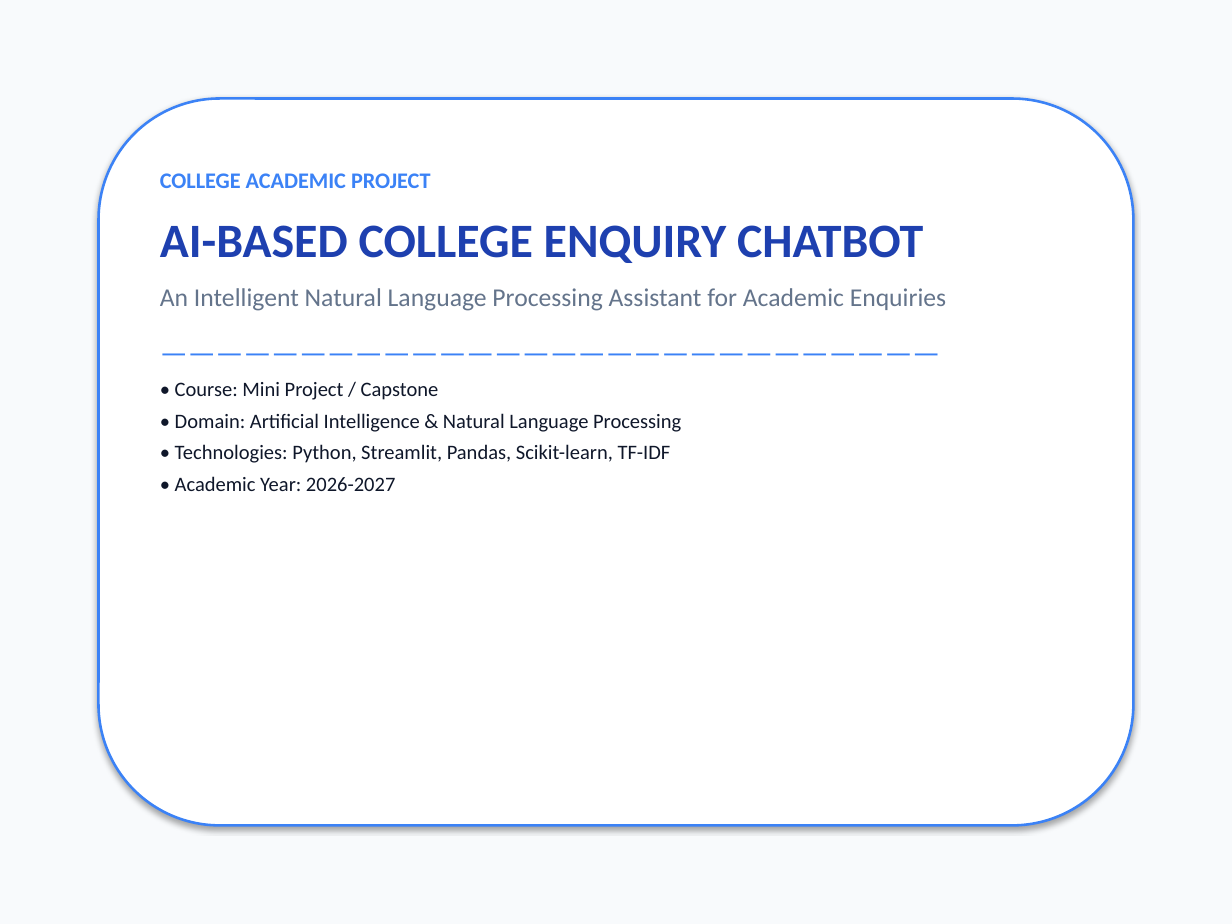
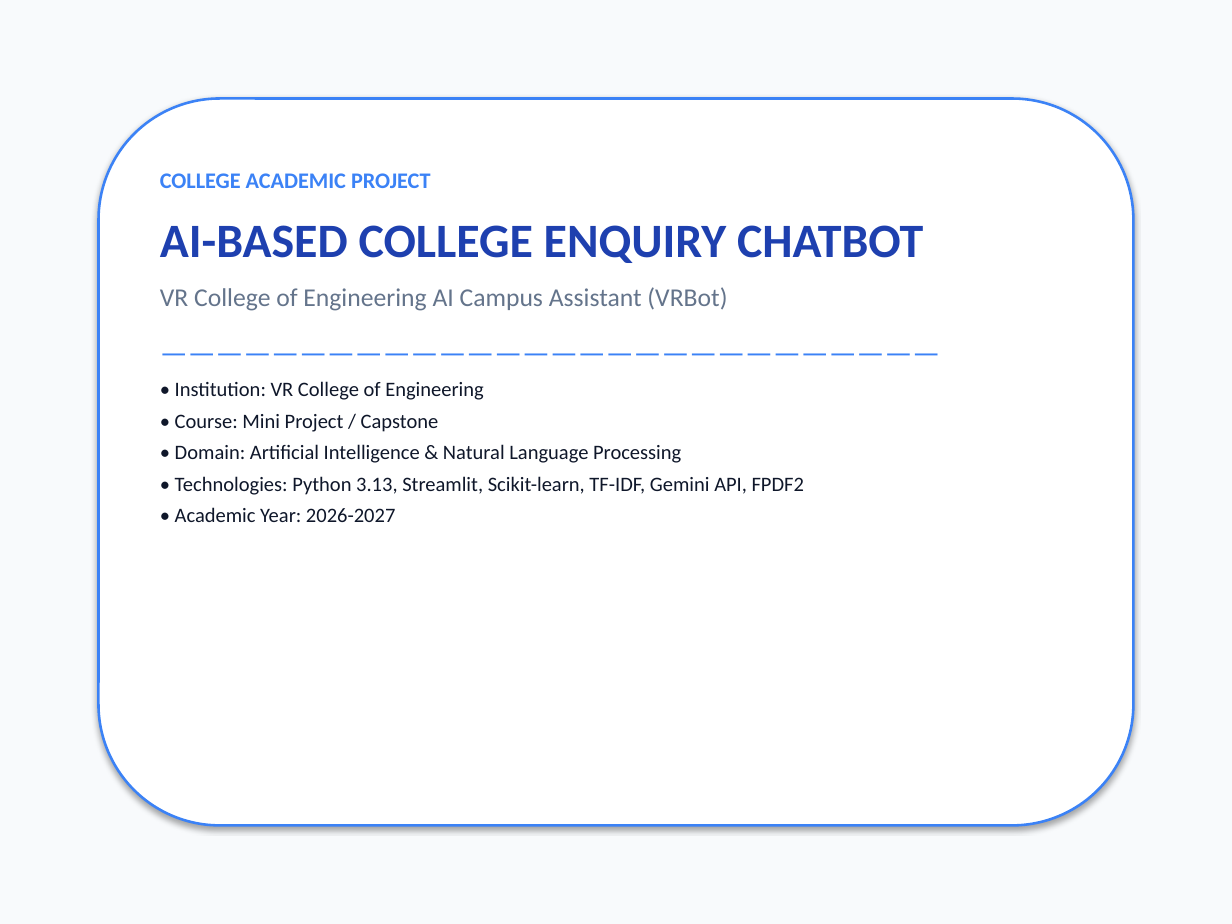
Before and after one commit to kvaruneshruban/AI-Based-College-Enquiry-Chatbot, a slide deck: slide 1 of documentation/presentation.pptx. Drawn at 1232x924 pixels with LibreOffice and Linux fonts; fonts in the diff are those of the drawing. Boxes give left, top, right and bottom in pixels: in the first picture for what was removed or moved away, otherwise in the second. Text is boxed around its words. In the diff, an @@ line names an element or a change of style, - is before the commit and + after.

Commit message:
feat: integrate Google Gemini AI, multi-turn memory, and enhanced UI assets

```diff
--- a/documentation/presentation.pptx
+++ b/documentation/presentation.pptx
@@ text at bbox=[160, 287, 727, 311]: text changed @@
-An Intelligent Natural Language Processing Assistant for Academic Enquiries
+VR College of Engineering AI Campus Assistant (VRBot)
@@ text at bbox=[175, 381, 484, 400]: paragraph added @@
+• Institution: VR College of Engineering
@@ text at bbox=[175, 476, 804, 495]: text changed @@
-• Technologies: Python, Streamlit, Pandas, Scikit-learn, TF-IDF
+• Technologies: Python 3.13, Streamlit, Scikit-learn, TF-IDF, Gemini API, FPDF2
```
Also in this commit, not shown: 10 other slides changed, 1 slide added, 1 slide removed, 50 other files.
